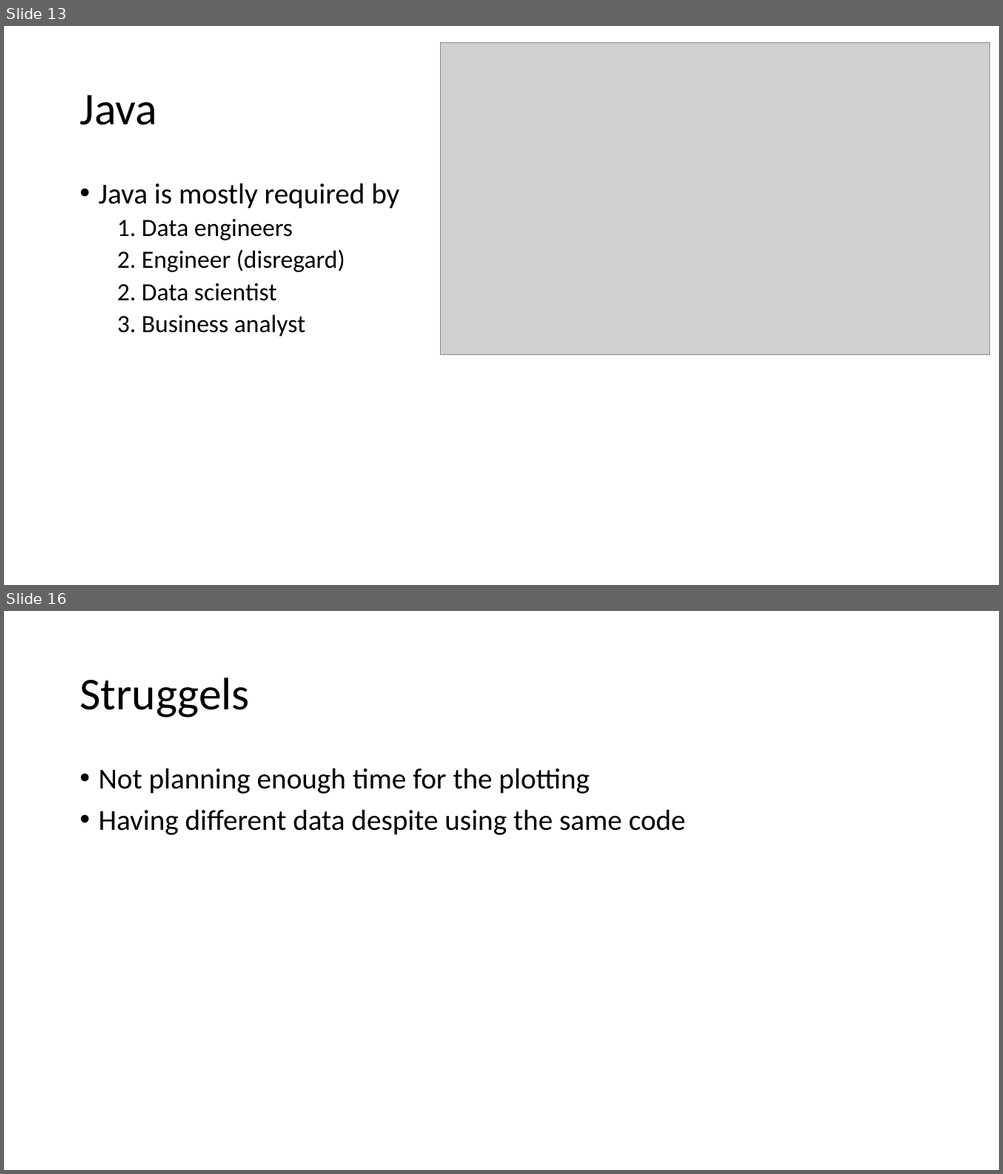
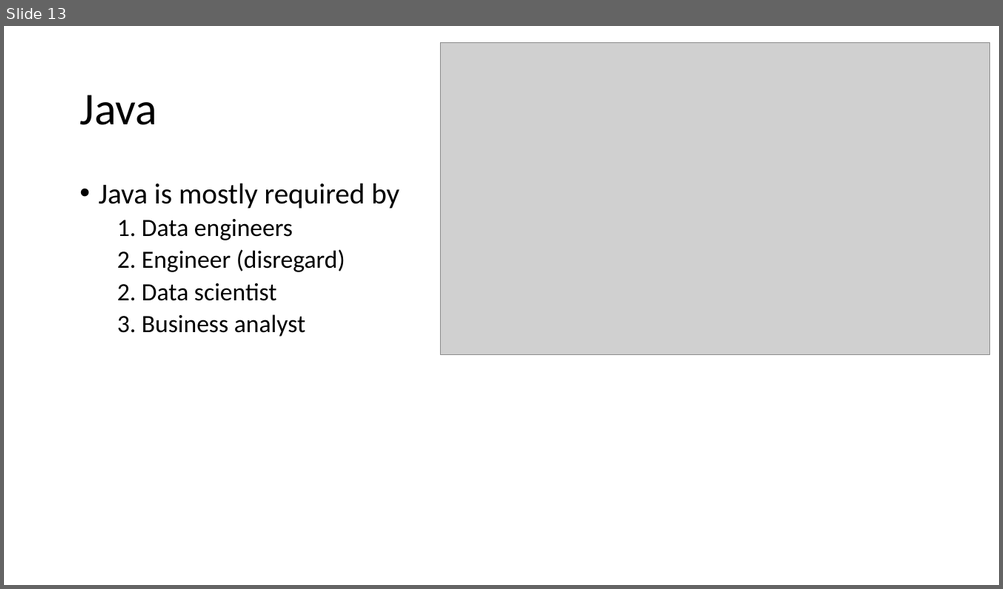
Before and after one commit to JosephineBiedermann/GroupProject1, a slide deck: Project1Presentation.pptx. Shown one above the other, each under a label of ours: slides 13 and 16 before the commit, slide 13 after it; the slides between them are not shown. The pictures are 1003x1174 and 1003x589 pixels, drawn with LibreOffice and Linux fonts; fonts in the diff are those of the drawing; grey boxes stand for pictures. Boxes give left, top, right and bottom in pixels: in the first picture for what was removed or moved away, otherwise in the second. Text is boxed around its words. In the diff, an @@ line names an element or a change of style, - is before the commit and + after.

```diff
--- a/Project1Presentation.pptx
+++ b/Project1Presentation.pptx
@@ slide 16 removed at (4,611,999,1170), background #FFFFFF @@
@@ title removed at (79,678,249,718) @@
-Struggels
@@ text removed at (99,768,686,835) @@
-• Not planning enough time for the plotting
-• Having different data despite using the same code
```
Also in this commit, not shown: 1 slide changed, 1 slide added, 1 other slide removed.
